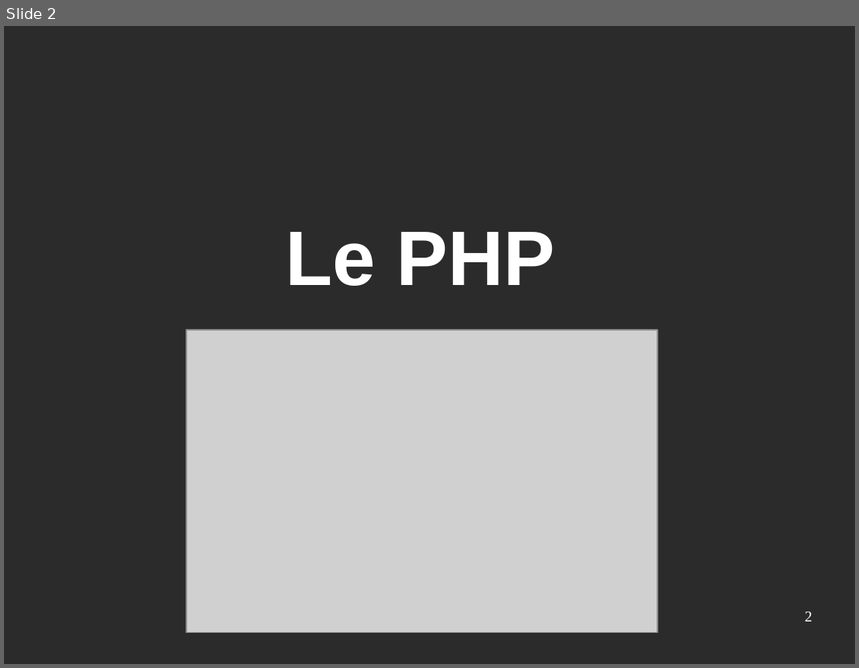
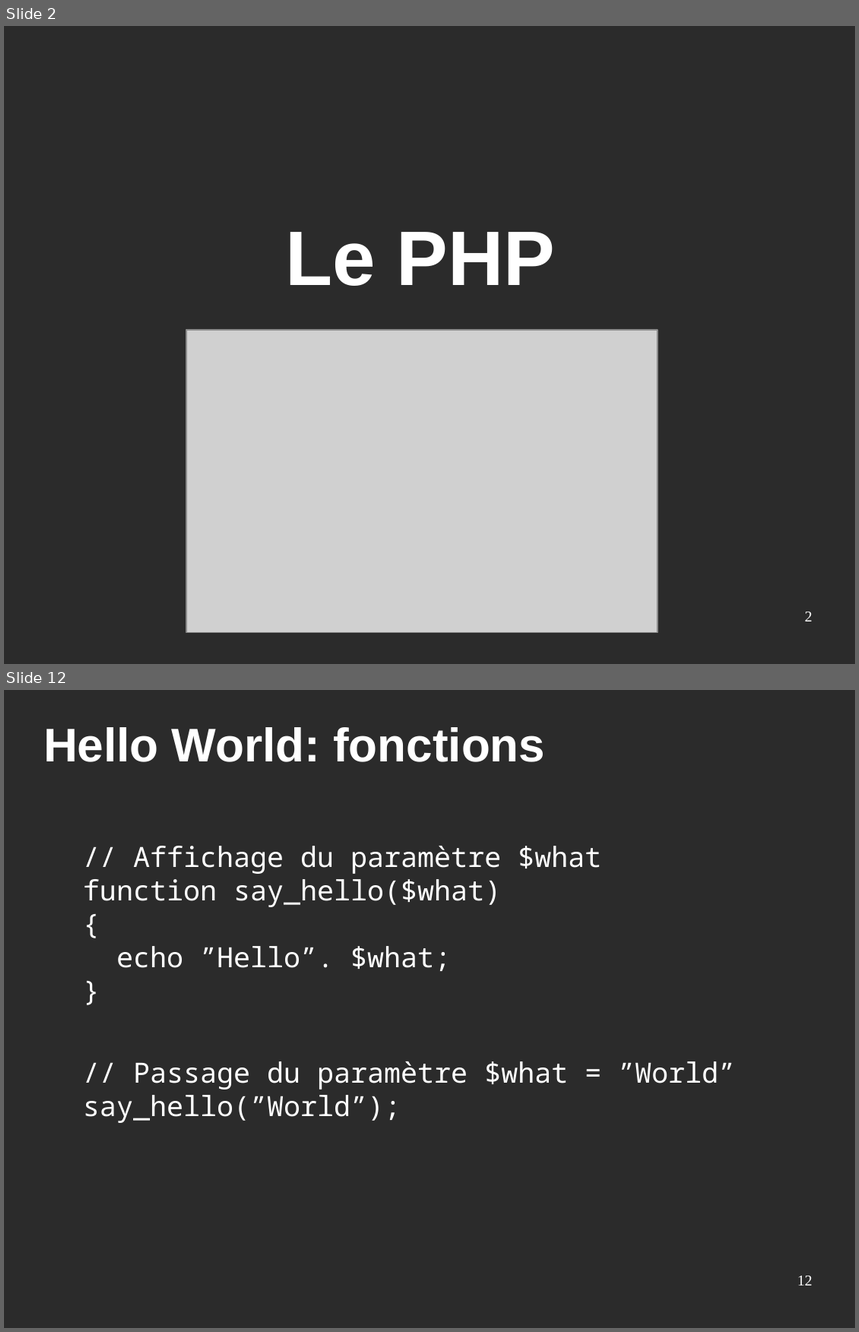
Before and after one commit to Eirbware/Formation, a slide deck: presentations/php.odp. Shown one above the other, each under a label of ours: slide 2 before the commit, slides 2 and 12 after it; the slides between them are not shown. The pictures are 859x668 and 859x1332 pixels, drawn with LibreOffice and Linux fonts; fonts in the diff are those of the drawing; grey boxes stand for pictures; background and template pictures are left out; a plain dark background stands for a picture behind light text. Boxes give left, top, right and bottom in pixels: in the first picture for what was removed or moved away, otherwise in the second. Text is boxed around its words. In the diff, an @@ line names an element or a change of style, - is before the commit and + after.

```diff
--- a/presentations/php.odp
+++ b/presentations/php.odp
@@ slide 12 added at [4,690,855,1328], background picture (left out) @@
@@ title added at [44,727,545,762], 44 pt, text #FFFFFF, bold @@
+Hello World: fonctions
@@ text added at [83,846,735,1123], 26 pt, text #FFFFFF @@
+// Affichage du paramètre $what
+function say_hello($what)
+{
+echo ”Hello”. $what;
+}
+// Passage du paramètre $what = ”World”
+say_hello(”World”);
@@ page number added at [797,1276,813,1286], 14 pt, text #FFFFFF @@
+12
```
Also in this commit, not shown: 11 other slides added.
